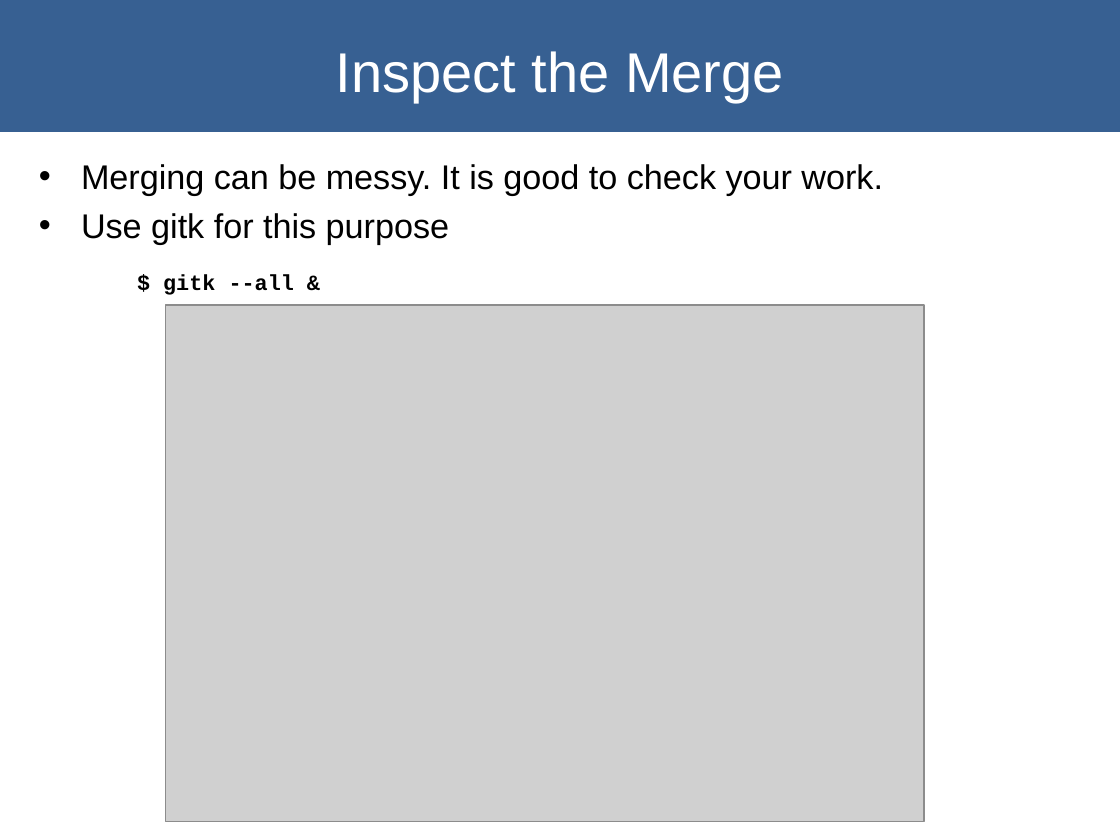
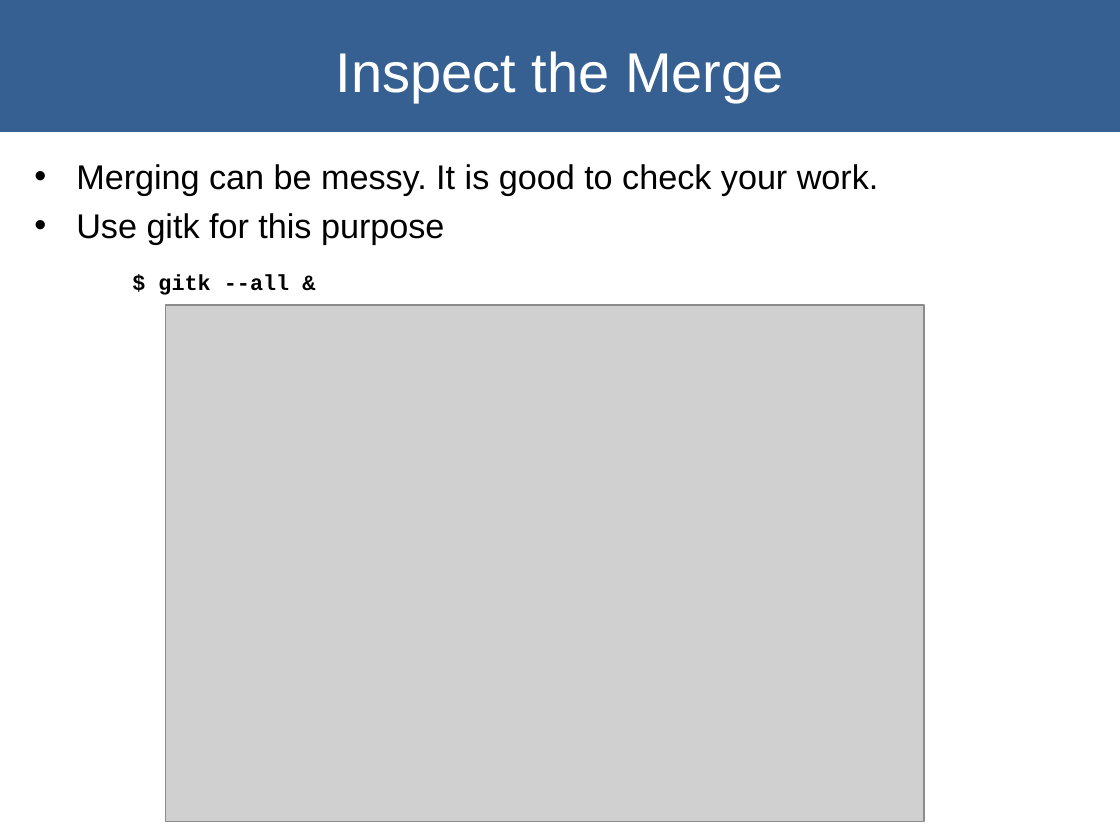
Before and after one commit to lizziel/git_presentation, a slide deck: slide 22 of git_presentation_GSF_26Apr2018.ppt (slide 21 before the commit). Drawn at 1120x840 pixels with LibreOffice and Linux fonts; fonts in the diff are those of the drawing; grey boxes stand for pictures. Boxes give left, top, right and bottom in pixels: in the first picture for what was removed or moved away, otherwise in the second. Text is boxed around its words. In the diff, an @@ line names an element or a change of style, - is before the commit and + after.

```diff
--- a/git_presentation_GSF_26Apr2018.ppt
+++ b/git_presentation_GSF_26Apr2018.ppt
@@ text "Merging can be messy. It ...": place and size @@
-text "Merging can be messy. It ..." at (81,164,883,295)
+text "Merging can be messy. It ..." at (76,164,879,295)
```
Also in this commit, not shown: 5 other slides changed, 2 slides added.
